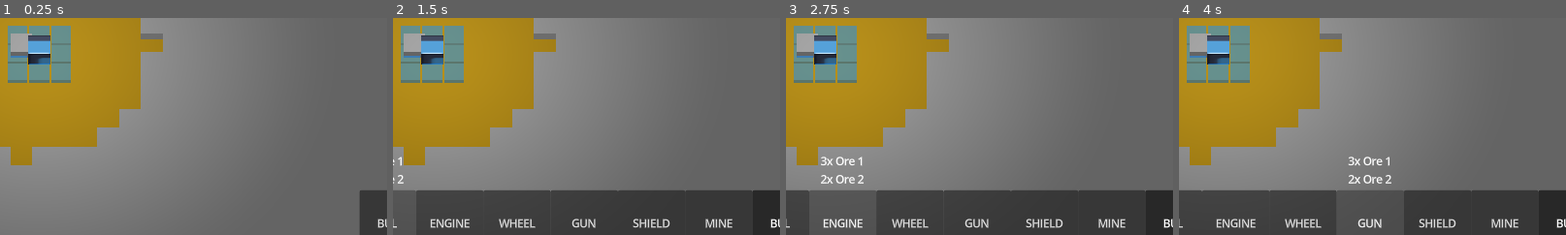
Above: before the commit, frames 1-4 (left to right).
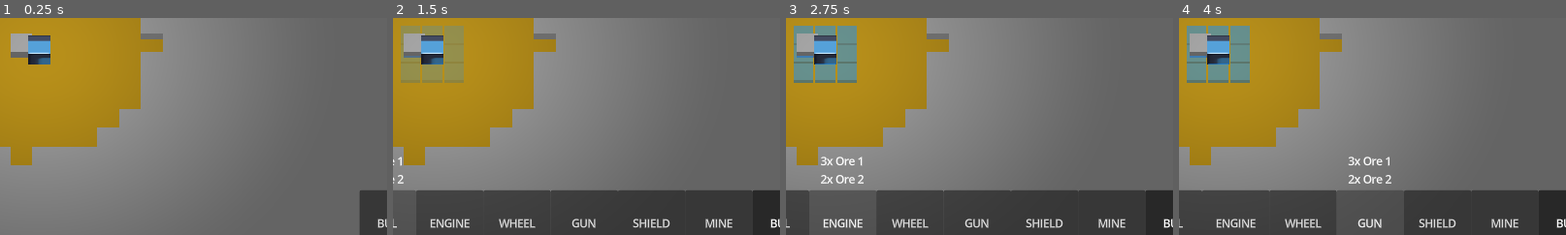
Above: after the commit, the same moments.

Repository: HedgeLizards/major
Game: Godot game, scene res://scenes/world.tscn
Two runs of this game, one before a commit and one after it. Both use one fixed random seed, a clock stepped at 60 frames per second and the inputs below. This scene is started directly instead of the project's main scene. The engine's default icon, where the game draws it, is replaced by a stand-in: a white triangle on a blue panel in a dark square.
Inputs:
- Up to frame 1 (0.25 s): no input
- Up to frame 2 (1.5 s): click "BUILD" at 0.5 s; click "DRILL" at 1.25 s
- Up to frame 3 (2.75 s): click "ENGINE" at 2 s
- Up to frame 4 (4 s): click "WHEEL" at 2.75 s; click "GUN" at 3.5 s
The pictures show only the part of the screen within x 45-95%, y 45-95%; the shares and areas given below are measured in that part.

The runs differ from the first frame. In frame 1, 2.9% of the frame differs, in the area x 2-19%, y 3-30%; in frame 2, 2.9%; in frame 3, less than 0.1%; in frame 4, less than 0.1%.

Commit message:
Only fade in free components when placing

Diff:
--- a/code/BuildMenu.gd
+++ b/code/BuildMenu.gd
@@ -47,3 +47,9 @@
 
 			tween.tween_property(v_box_container, 'offset_right', 0, 0.4)
 			tween.tween_property(v_box_container, 'modulate:a', 0, 0.4)
+
+		for child in get_parent().get_node('Players').get_children():
+			if child.is_local():
+				child.disable_placeholder()
+
+				return
--- a/code/Vehicle.gd
+++ b/code/Vehicle.gd
@@ -55,6 +55,14 @@
 
 			grid[r][c] = free
 
+func toggle_frees(visible):
+	var tween = create_tween().set_parallel().set_trans(Tween.TRANS_SINE)
+
+	for r in grid.size():
+		for c in grid[0].size():
+			if grid[r][c] != null && grid[r][c].available:
+				tween.tween_property(grid[r][c].get_surface_override_material(0), 'albedo_color:a', 0.5 if visible else 0.0, 0.4)
+
 func enable_placeholder(index):
 	placing = index
 
@@ -66,6 +74,8 @@
 		Color.GRAY,
 		Color.BLACK,
 	][placing]
+
+	toggle_frees(true)
 
 func move_placeholder(mouse_position):
 	if placing == null:
@@ -99,6 +109,15 @@
 		$Body/Placeholder.position.x = hovered_column - core_column
 		$Body/Placeholder.position.z = hovered_row - core_row
 
+func disable_placeholder():
+	$Body/Placeholder.visible = false
+
+	placing = null
+	hovered_row = null
+	hovered_column = null
+
+	toggle_frees(false)
+
 func _unhandled_input(event):
 	if event is InputEventMouseMotion:
 		move_placeholder(event.position)
@@ -119,11 +138,7 @@
 
 		grid[hovered_row][hovered_column] = component
 
-		$Body/Placeholder.visible = false
-
-		placing = null
-		hovered_row = null
-		hovered_column = null
+		disable_placeholder()
 
 func _notification(what):
 	if what == MainLoop.NOTIFICATION_APPLICATION_FOCUS_IN:
--- a/scenes/free.tscn
+++ b/scenes/free.tscn
@@ -7,7 +7,7 @@
 
 [sub_resource type="StandardMaterial3D" id="StandardMaterial3D_nvnn2"]
 transparency = 1
-albedo_color = Color(0, 0.501961, 1, 0.501961)
+albedo_color = Color(0, 0.501961, 1, 0)
 
 [node name="Free" type="MeshInstance3D"]
 mesh = SubResource("BoxMesh_ga8bv")
